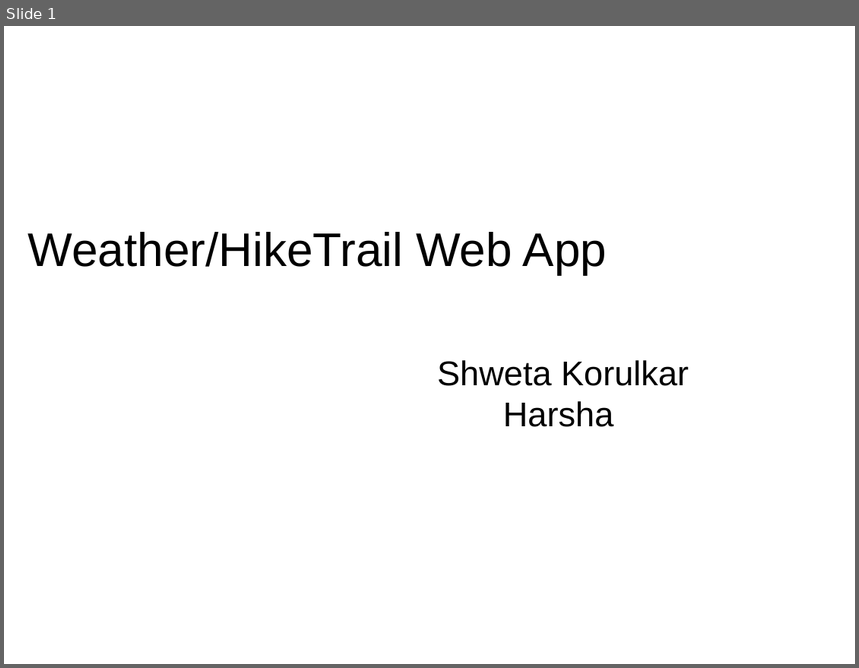
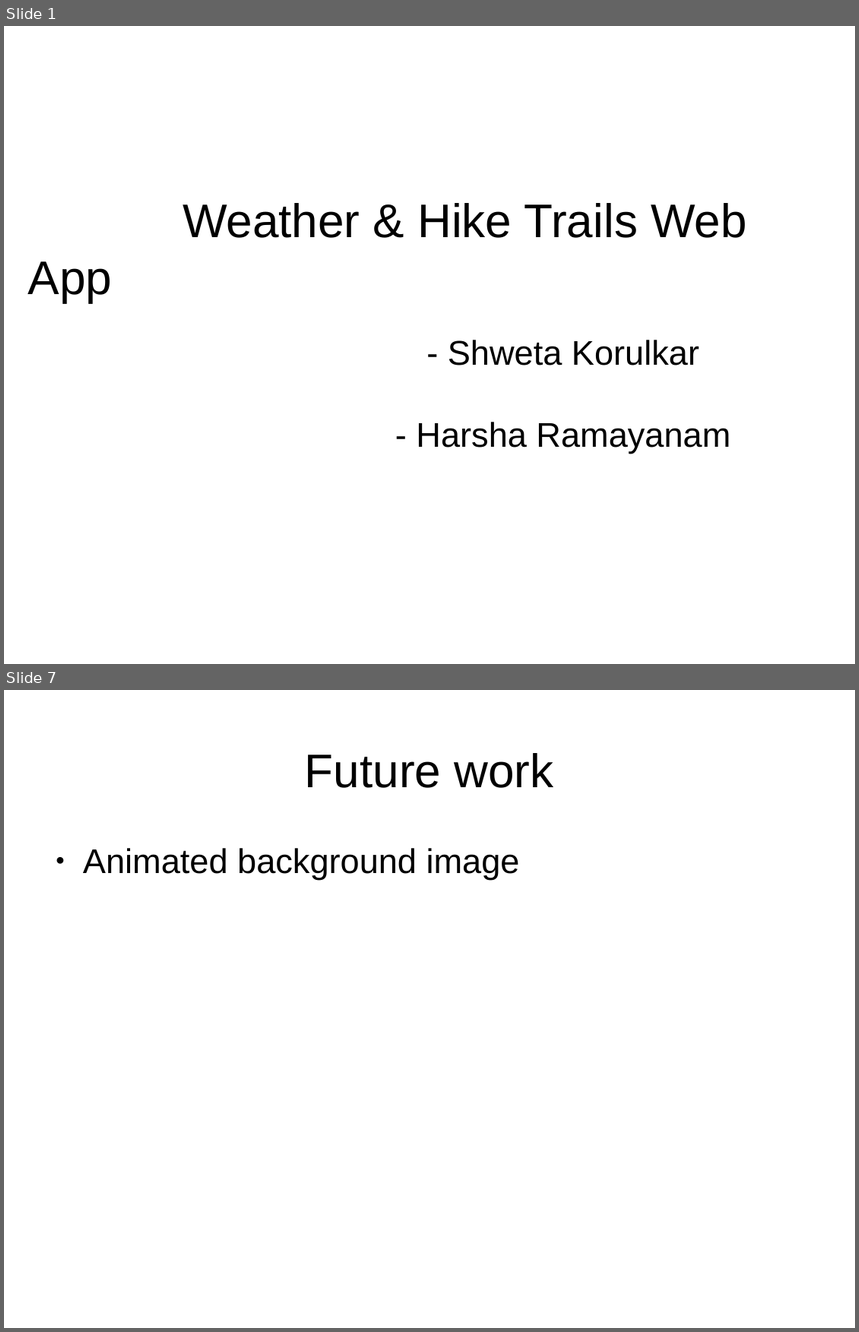
Before and after one commit to HarshaRamayanam/webdev-project, a slide deck: project_presentation.pptx. Shown one above the other, each under a label of ours: slide 1 before the commit, slides 1 and 7 after it; the slides between them are not shown. The pictures are 859x668 and 859x1332 pixels, drawn with LibreOffice and Linux fonts; fonts in the diff are those of the drawing; background and template pictures are left out. Boxes give left, top, right and bottom in pixels: in the first picture for what was removed or moved away, otherwise in the second. Text is boxed around its words. In the diff, an @@ line names an element or a change of style, - is before the commit and + after.

```diff
--- a/project_presentation.pptx
+++ b/project_presentation.pptx
@@ slide 7 added at (x1=4, y1=690, x2=855, y2=1328), background picture (left out) @@
@@ text added at (x1=305, y1=753, x2=553, y2=788), 44 pt, text #000000 @@
+Future work
@@ text added at (x1=83, y1=848, x2=520, y2=880), 32 pt, text #000000 @@
+● Animated background image
@@ slide 1 changed as well @@
@@ text at (x1=28, y1=203, x2=747, y2=303): text changed @@
-Weather/HikeTrail Web App
+Weather & Hike Trails Web App
@@ text at (x1=416, y1=340, x2=731, y2=454): text changed @@
-Shweta Korulkar
-Harsha
+- Shweta Korulkar
+- Harsha Ramayanam
```
Also in this commit, not shown: 7 other slides added, 1 slide removed.
